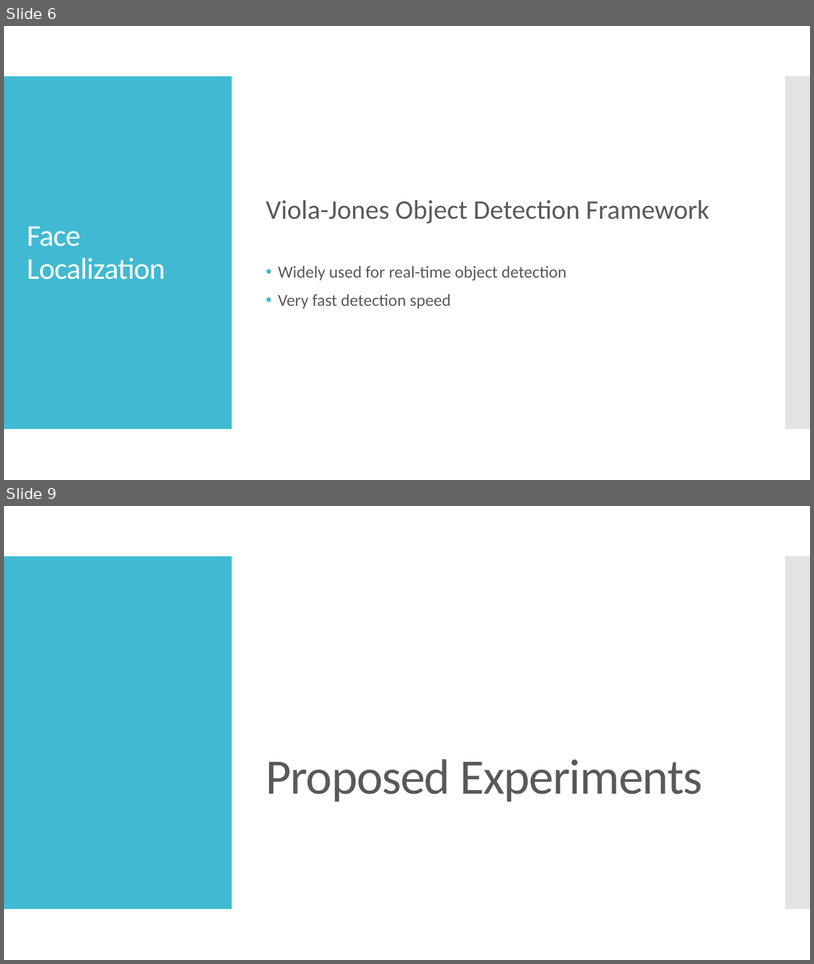
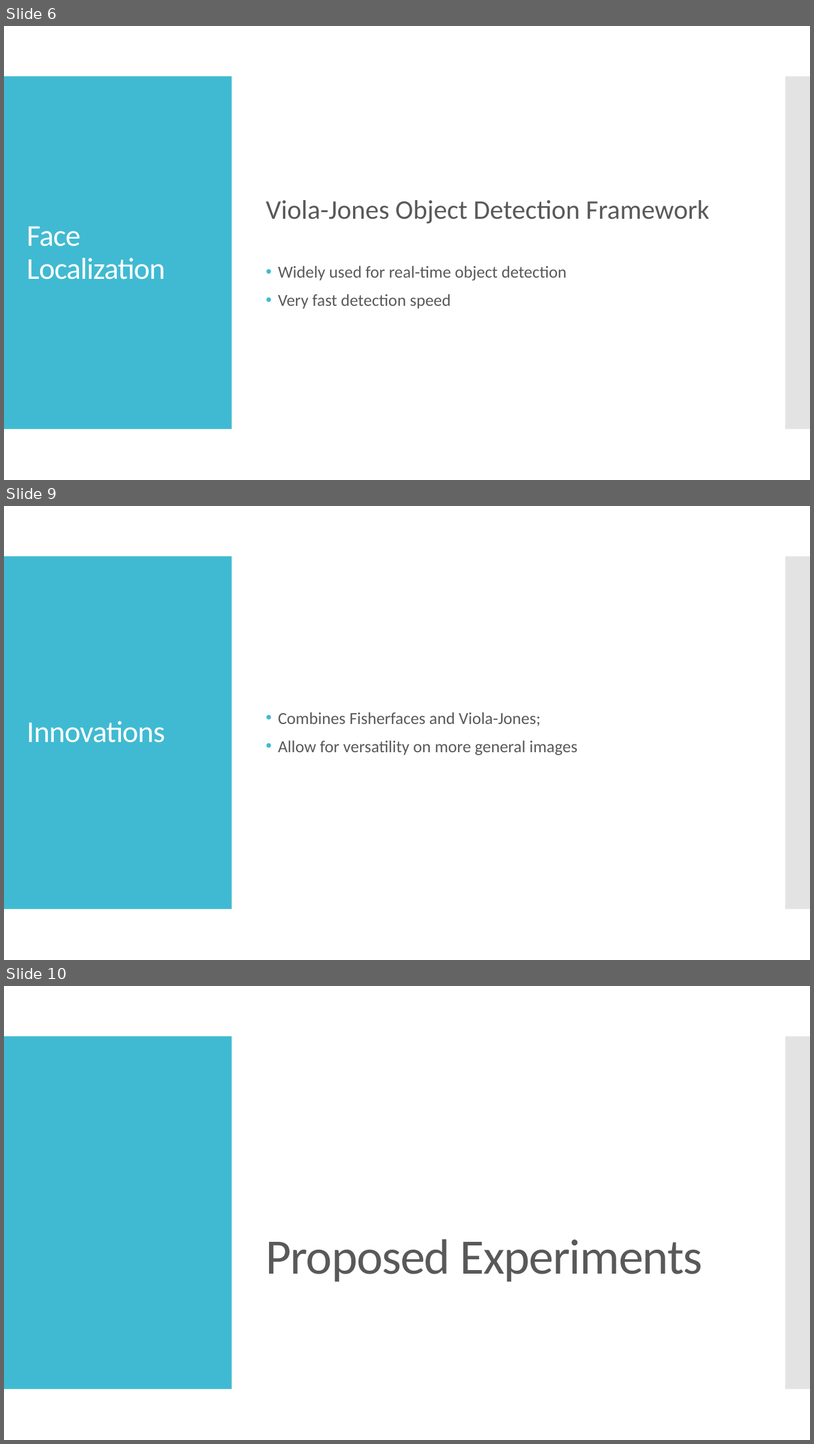
Before and after one commit to KeweiQ/CSC420-Face-Recognition-and-Emotion-Analysis, a slide deck: 420_presentation_slides.pptx. Shown one above the other, each under a label of ours: slides 6 and 9 before the commit, slides 6, 9 and 10 after it; the slides between them are not shown. The pictures are 814x964 and 814x1444 pixels, drawn with LibreOffice and Linux fonts; fonts in the diff are those of the drawing. Boxes give left, top, right and bottom in pixels: in the first picture for what was removed or moved away, otherwise in the second. Text is boxed around its words. In the diff, an @@ line names an element or a change of style, - is before the commit and + after.

Commit message:
Experiments & Innovations

```diff
--- a/420_presentation_slides.pptx
+++ b/420_presentation_slides.pptx
@@ slide 9 added at (4, 506, 810, 960), background #FFFFFF; not listed: 2 template elements that a slide beside it also shows @@
@@ title added at (27, 721, 165, 742), 36 pt, text #FFFFFF @@
+Innovations
@@ text added at (278, 712, 578, 755), 20 pt, text #595959 @@
+• Combines Fisherfaces and Viola-Jones;
+• Allow for versatility on more general images
@@ what was slide 9 is now slide 10 @@
```
Also in this commit, not shown: 3 slides changed, 3 other slides added, 1 other file.
